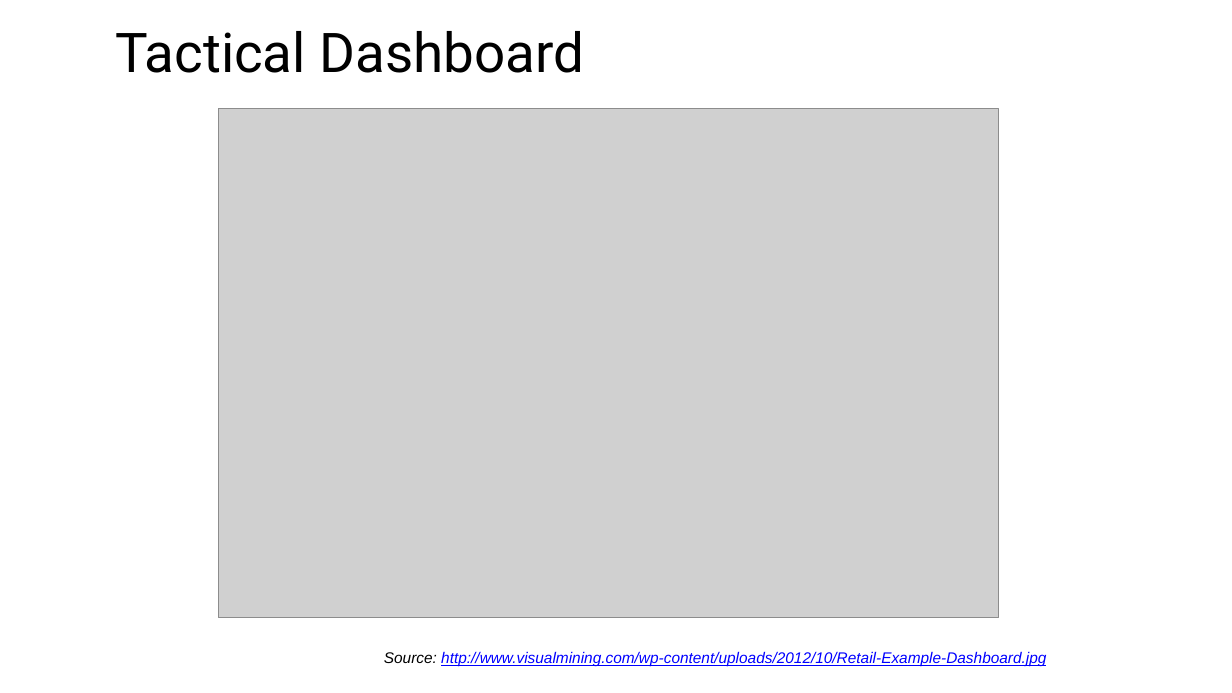
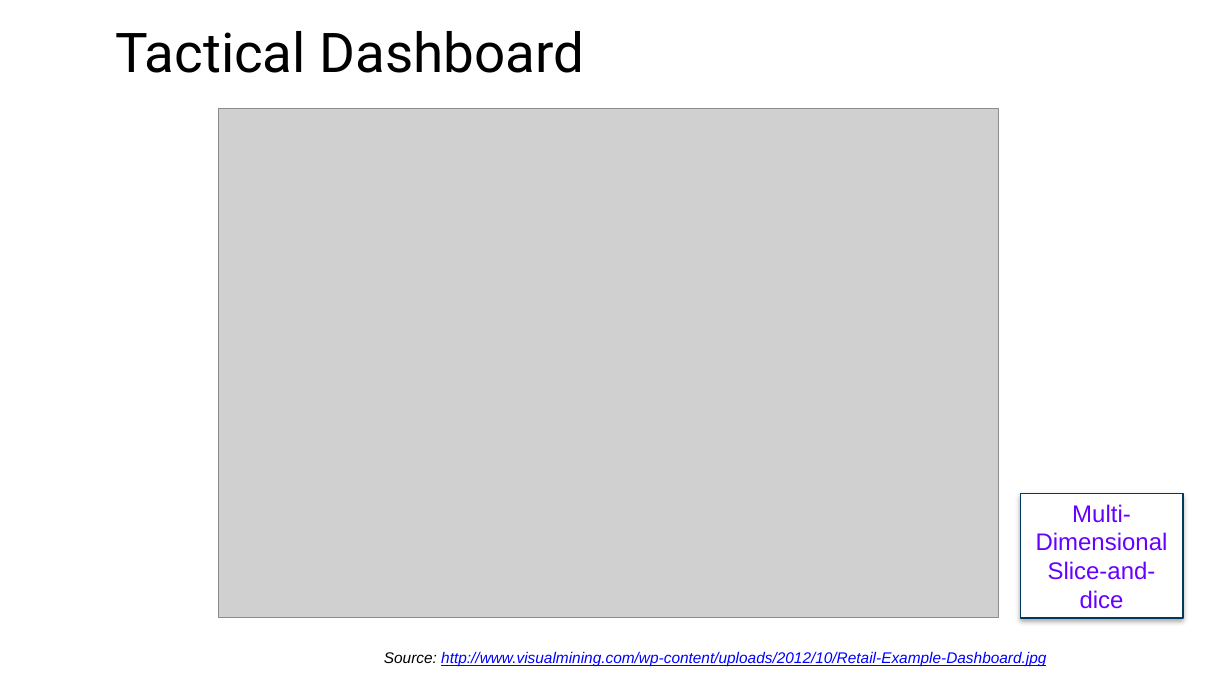
Before and after one commit to munishkumar-gh/munishkumar-gh.github.io, a slide deck: slide 10 of SuSS/ANL201 Study Unit 6_2021 - Lecturer.pptx. Drawn at 1232x693 pixels with LibreOffice and Linux fonts; fonts in the diff are those of the drawing; grey boxes stand for pictures; background and template pictures are left out. Boxes give left, top, right and bottom in pixels: in the first picture for what was removed or moved away, otherwise in the second. Text is boxed around its words. In the diff, an @@ line names an element or a change of style, - is before the commit and + after.

```diff
--- a/SuSS/ANL201 Study Unit 6_2021 - Lecturer.pptx
+++ b/SuSS/ANL201 Study Unit 6_2021 - Lecturer.pptx
@@ rectangle added at (x1=1020, y1=494, x2=1183, y2=618), fill #FFFFFF, outline #003A5A 0.75 pt, 14 pt, text #6600FF @@
+Multi-Dimensional
+Slice-and-dice
```
Also in this commit, not shown: 9 other slides changed.
